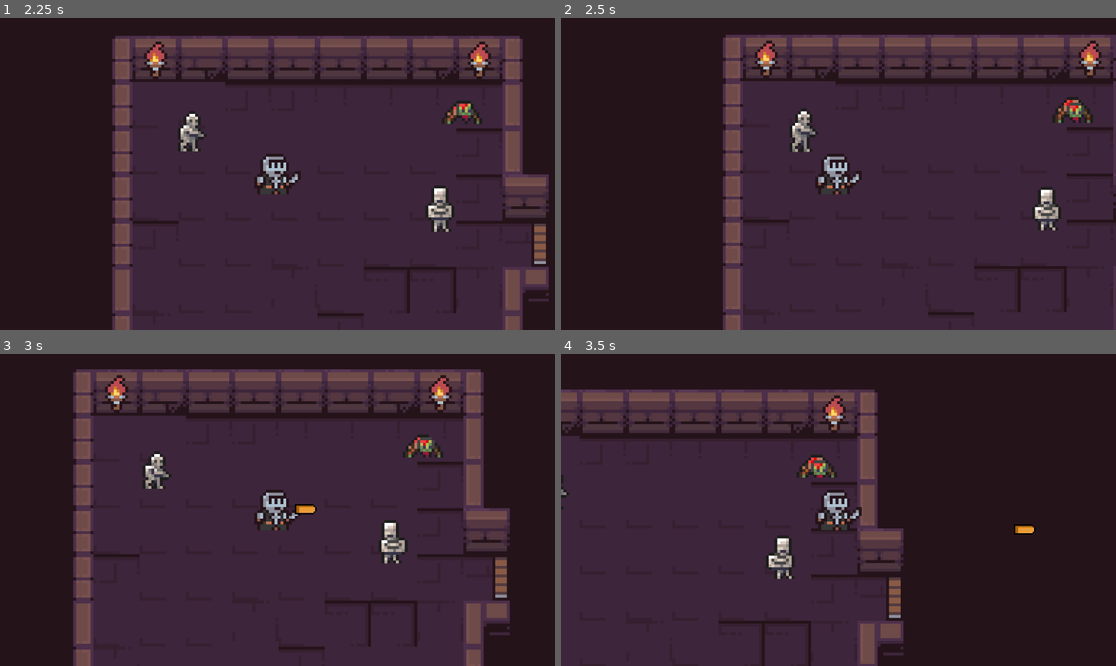
Above: before the commit, frames 1-4 (two rows, left to right).
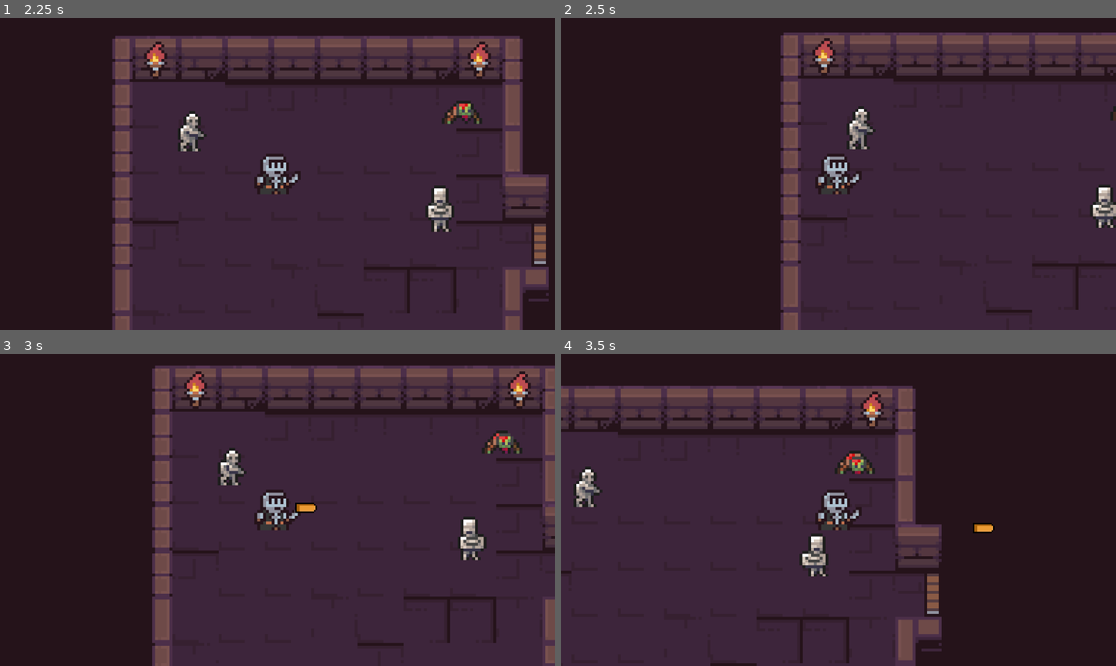
Above: after the commit, the same moments.

Repository: CrimsonDynamic/curly-spork
Game: Godot game, scene res://scenes/main.tscn
The game is run twice, just before and just after one commit, with the same random seed, the same clock (stepped at 60 frames per second) and the same inputs.
Inputs:
- Up to frame 1 (2.25 s): hold Shift (dash) 0.53-1.28 s; hold D (right) 0.53-2.03 s; tap W (up) at 0.77, 1.52 s; tap Space (shoot) at 1.35 s; hold A (left) from 2.03 s (still down); hold Shift (dash) from 2.03 s (still down)
- Up to frame 2 (2.5 s): keep holding A (left); keep holding Shift (dash)
- Up to frame 3 (3 s): release A (left) at 2.78 s; release Shift (dash) at 2.78 s; hold D (right) from 2.78 s (still down); tap Space (shoot) at 2.85 s
- Up to frame 4 (3.5 s): keep holding D (right); tap W (up) at 3.02 s

Frame 1 is identical in both runs. In frame 2, 17% of the frame differs, in the area x 29-100%, y 4-100%; in frame 3, 33%, in the area x 13-100%, y 3-100%; in frame 4, 15%.
Error in both runs: Invalid access to property or key 'global_position' on a base object of type 'null instance'. (res://scenes/teleport.gd:2)

Commit message:
hitbox angepasst

Diff:
--- a/project.godot
+++ b/project.godot
@@ -17,8 +17,8 @@
 
 [global_group]
 
+mobs=""
 Player="Player Group"
-mobs=""
 
 [input]
 
--- a/walkr.tscn
+++ b/walkr.tscn
@@ -40,6 +40,8 @@
 }]
 
 [sub_resource type="CapsuleShape2D" id="CapsuleShape2D_wntxo"]
+radius = 5.5
+height = 19.0
 
 [node name="CharacterBody2D" type="CharacterBody2D" groups=["mobs"]]
 scale = Vector2(2, 2)
